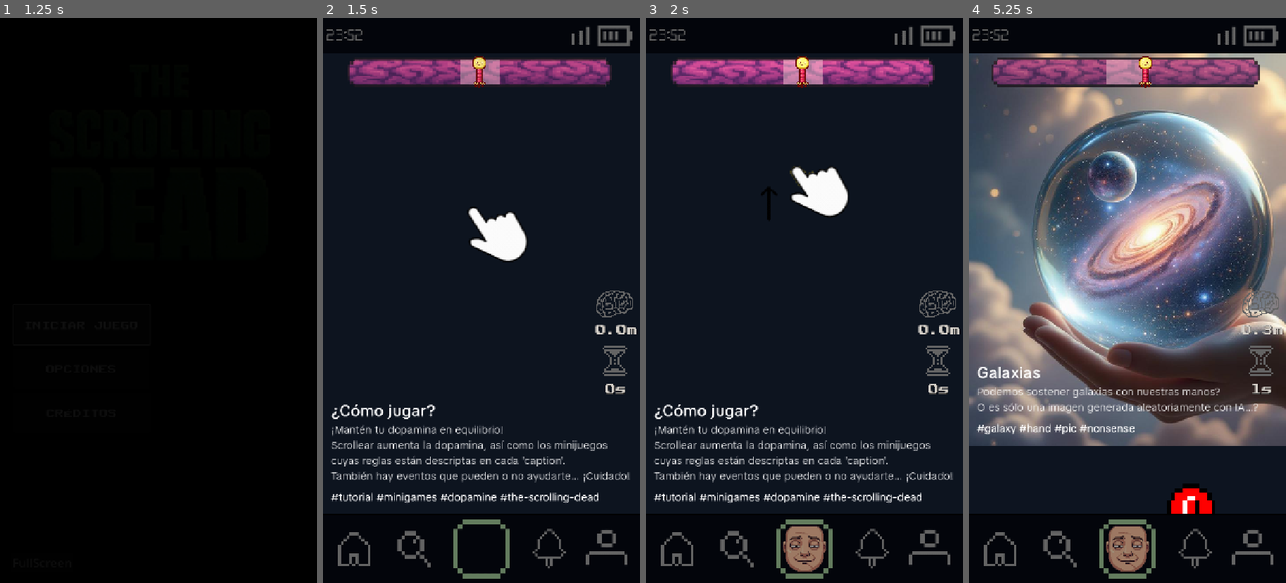
Above: before the commit, frames 1-4 (left to right).
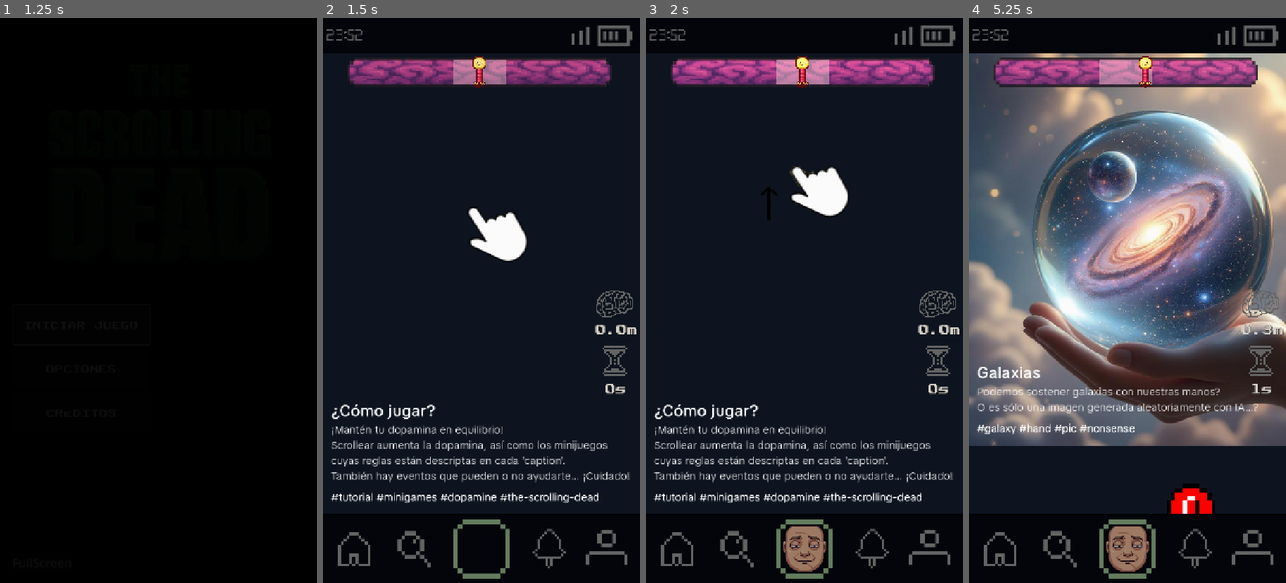
Above: after the commit, the same moments.

Repository: dddaavo/ipv-final-boss-the-scrolling-dead
Game: Godot game, scene res://src/main.tscn
The game is run twice, just before and just after one commit, with the same random seed, the same clock (stepped at 60 frames per second) and the same inputs. Video files are missing from this copy of the repository; at most half a second of black plays in their place. Sound files missing from this copy of the repository are replaced by a short silence.
Inputs (mouse positions are in pixels of both pictures, inside the frame that each line leads up to):
- Up to frame 1 (1.25 s): click "INICIAR JUEGO" at 0.5 s
- Up to frame 2 (1.5 s): click "INICIAR JUEGO" at 1.25 s
- Up to frame 3 (2 s): no input
- Up to frame 4 (5.25 s): move the mouse to (1197, 272) at 2.02 s; click (1197, 272) at 2.17 s; drag from (1064, 328) to (1111, 413) at 2.77 s; move the mouse to (1159, 176) at 3.52 s; click (1159, 176) at 3.67 s; drag from (1111, 413) to (1032, 215) at 4.27 s; tap Enter at 5 s; drag from (1190, 582) to (1143, 300) at 5.02 s

Frame 1 is identical in both runs. In frame 2, 0.2% of the frame differs, in the area x 41-58%, y 7-12%; in frame 3, 0.2%; in frame 4, 1.4%, in the area x 7-92%, y 7-13%.

Commit message:
Increase dopamine target and adjust ScoreScreen size
Raised the default dopamine target from 150 to 200 in DopamineManager.gd. Updated ScoreScreen.tscn to increase its vertical size by adjusting offset_top and offset_bottom. Updated the game.tscn scene UID.

Diff:
--- a/the-scrolling-dead/src/core/DopamineManager.gd
+++ b/the-scrolling-dead/src/core/DopamineManager.gd
@@ -6,7 +6,7 @@
 signal target_changed
 
 @export var start: float = 0
-@export var target: float = 150
+@export var target: float = 200
 @export var maxim: float = 1000
 
 
--- a/the-scrolling-dead/src/ui/ScoreScreen.tscn
+++ b/the-scrolling-dead/src/ui/ScoreScreen.tscn
@@ -27,9 +27,9 @@
 anchor_right = 0.5
 anchor_bottom = 0.5
 offset_left = -300.0
-offset_top = -482.0
+offset_top = -544.0
 offset_right = 300.0
-offset_bottom = 482.0
+offset_bottom = 544.0
 grow_horizontal = 2
 grow_vertical = 2
 
Not shown: 1 places in the-scrolling-dead/src/game.tscn that only renumber resources
